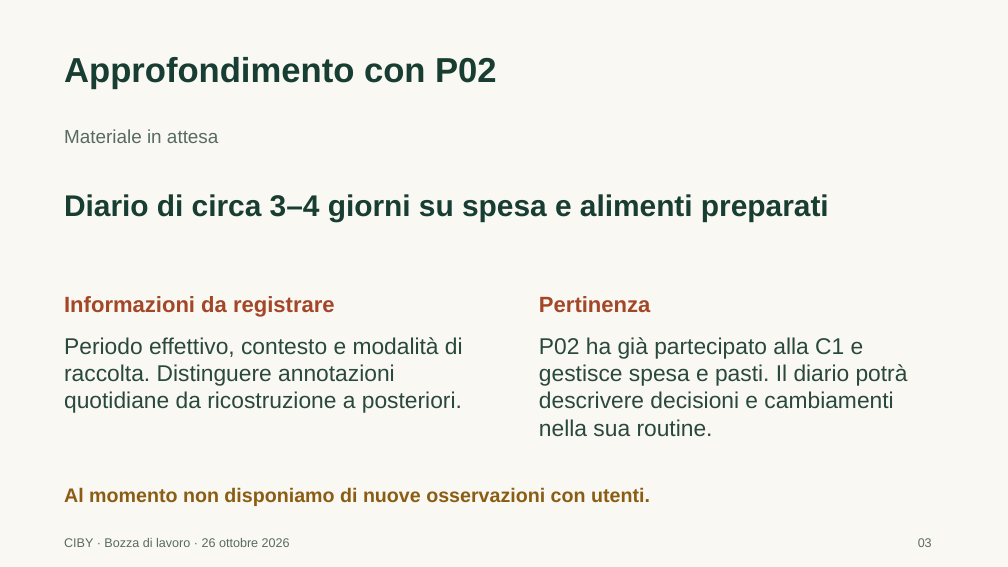
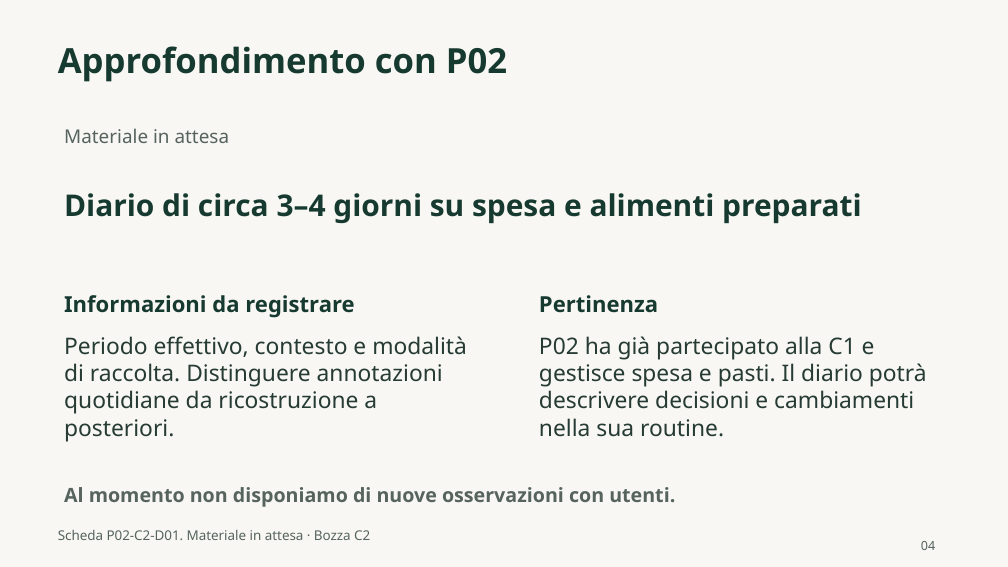
Before and after one commit to andremauroo/CIBY, a slide deck: slide 4 of C2/presentazione/bozza/CIBY-C2-bozza.pptx (slide 3 before the commit). Drawn at 1008x567 pixels with LibreOffice and Linux fonts; fonts in the diff are those of the drawing. Boxes give left, top, right and bottom in pixels: in the first picture for what was removed or moved away, otherwise in the second. Text is boxed around its words. In the diff, an @@ line names an element or a change of style, - is before the commit and + after.

Commit message:
C2: integra motivazione di CIBY, contributi e materiali di chiusura

```diff
--- a/C2/presentazione/bozza/CIBY-C2-bozza.pptx
+++ b/C2/presentazione/bozza/CIBY-C2-bozza.pptx
@@ background #FAF8F2 to #F8F7F3 @@
@@ text "Approfondimento con P02" at box(58, 46, 507, 82): font Arial to Noto Sans, text colour #183D32 to #173A30 @@
@@ text "Approfondimento con P02": place and size @@
-text "Approfondimento con P02" at box(64, 57, 497, 89)
+text "Approfondimento con P02" at box(58, 46, 507, 82)
@@ text "Materiale in attesa" at box(64, 128, 230, 143): font Arial to Noto Sans, text colour #586B62 to #56645D @@
@@ text "Diario di circa 3–4 giorni ..." at box(64, 193, 862, 224): font Arial to Noto Sans, text colour #183D32 to #173A30 @@
@@ text "Informazioni da registrare" at box(64, 295, 354, 318): font Arial to Noto Sans, text colour #A44628 to #173A30 @@
@@ text "Pertinenza" at box(539, 295, 658, 313): font Arial to Noto Sans, text colour #A44628 to #173A30 @@
@@ text "Periodo effettivo, contesto e modalità ..." at box(64, 336, 467, 442): font Arial to Noto Sans, text colour #29483E to #263B34 @@
@@ text "P02 ha già partecipato alla ..." at box(539, 336, 927, 437): font Arial to Noto Sans, text colour #29483E to #263B34 @@
@@ text "Al momento non disponiamo di ..." at box(64, 487, 675, 507): font Arial to Noto Sans, text colour #8B5D14 to #56645D @@
@@ text added at box(58, 530, 370, 540), 12.8 pt, text #56645D @@
+Scheda P02-C2-D01. Materiale in attesa · Bozza C2
@@ text removed at box(64, 538, 290, 547) @@
-CIBY · Bozza di lavoro · 26 ottobre 2026
@@ text removed at box(918, 538, 932, 547) @@
-03
@@ text added at box(921, 541, 935, 550), 12 pt, text #56645D @@
+04
```
Also in this commit, not shown: 15 other slides changed, 10 slides added, 4 slides removed, 34 other files.
